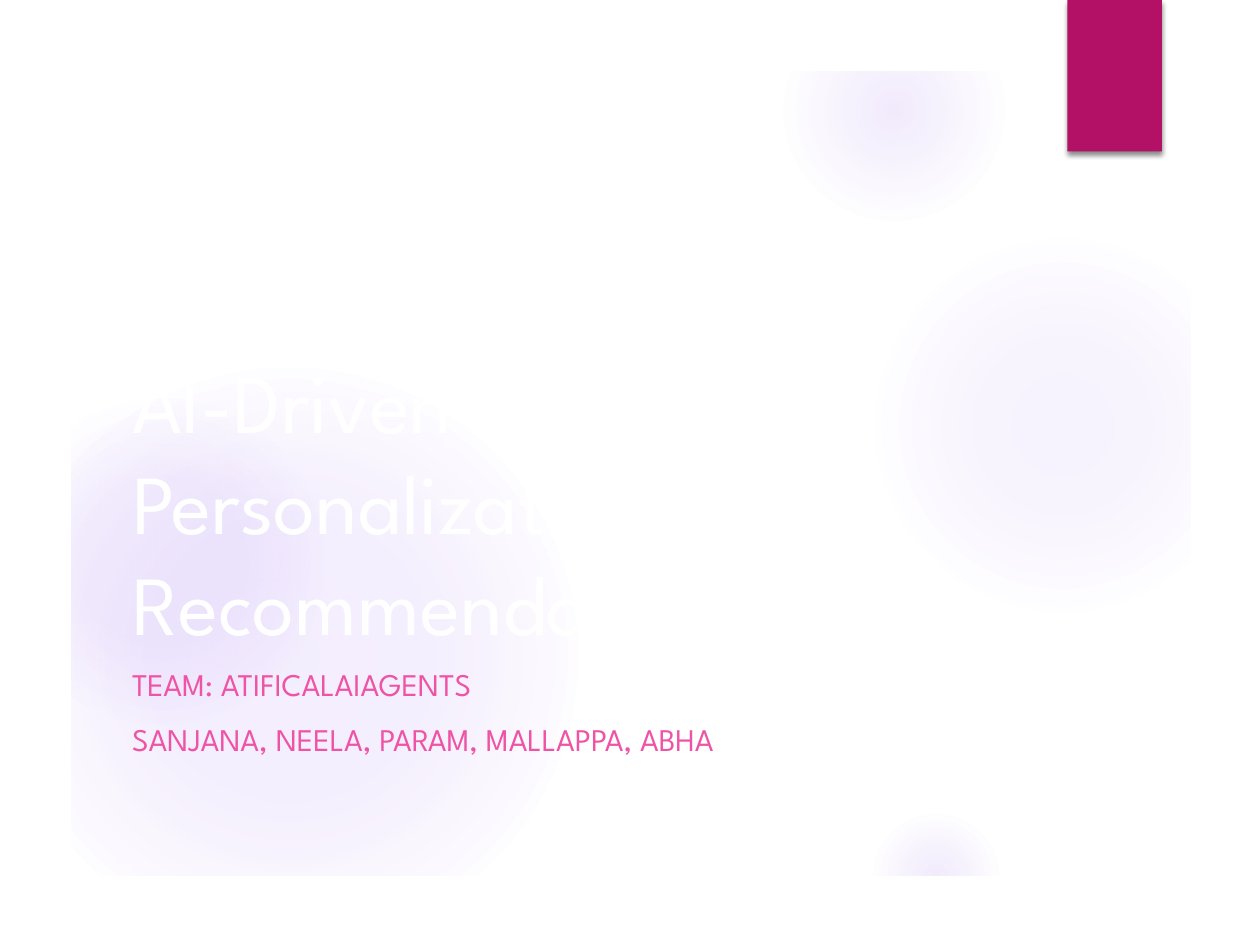
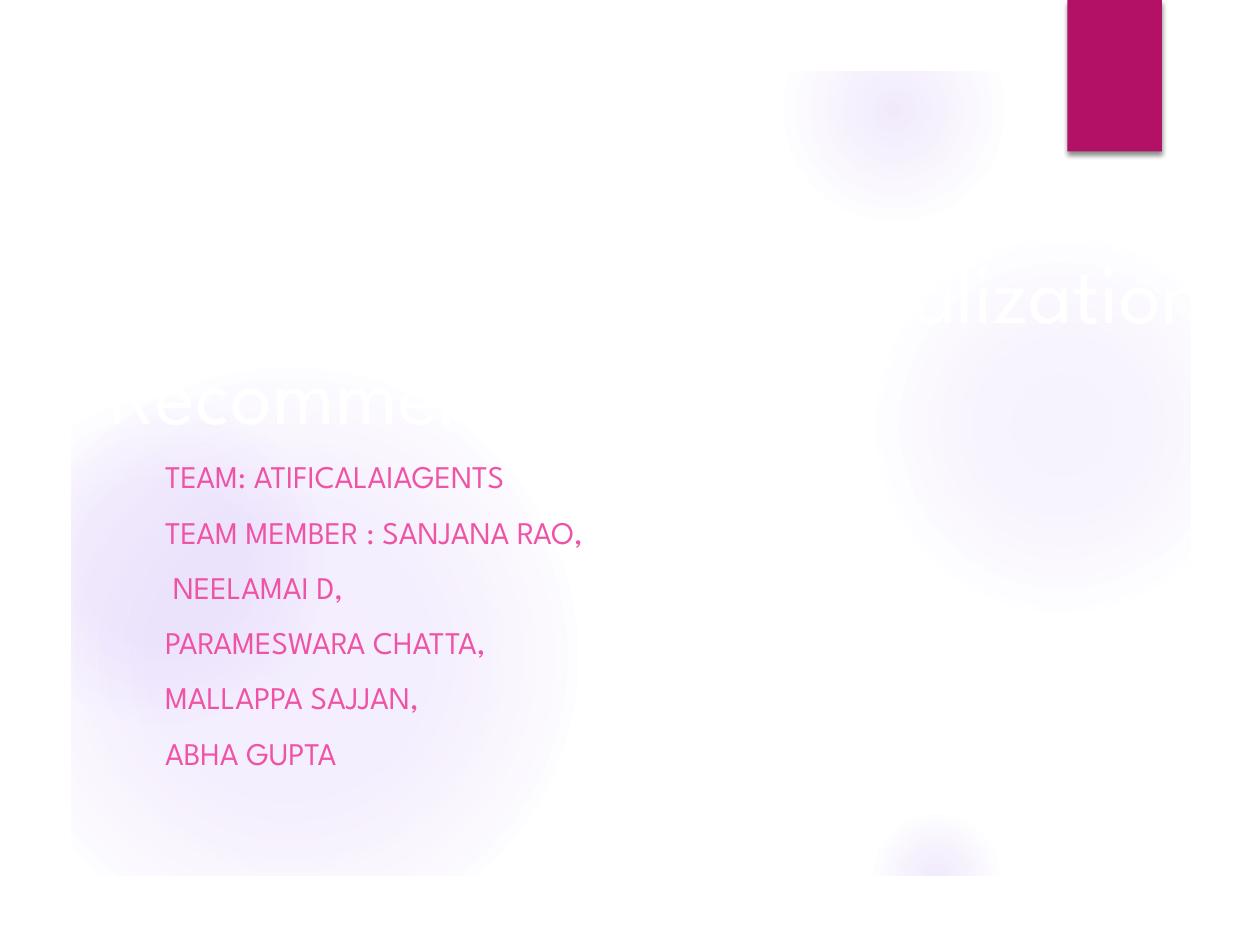
Before and after one commit to ewfx/aidhp-atificial-ai-agents, a slide deck: slide 1 of artifacts/arch/AI_Hyperpersonalization_Presentation_AtificalAIAgents.pptx. Drawn at 1260x945 pixels with LibreOffice and Linux fonts; fonts in the diff are those of the drawing; background and template pictures are left out. Boxes give left, top, right and bottom in pixels: in the first picture for what was removed or moved away, otherwise in the second. Text is boxed around its words. In the diff, an @@ line names an element or a change of style, - is before the commit and + after.

```diff
--- a/artifacts/arch/AI_Hyperpersonalization_Presentation_AtificalAIAgents.pptx
+++ b/artifacts/arch/AI_Hyperpersonalization_Presentation_AtificalAIAgents.pptx
@@ title "AI-Driven Hyper-Personalization & Recommendations" rewrapped from (x1=120, y1=306, x2=935, y2=658) to (x1=97, y1=96, x2=1260, y2=447) @@
@@ subtitle "TEAM: ATIFICALAIAGENTS" moved from (x1=132, y1=675, x2=714, y2=755) to (x1=165, y1=467, x2=583, y2=766) @@
@@ subtitle at (x1=165, y1=523, x2=583, y2=766): text changed @@
-SANJANA, NEELA, PARAM, MALLAPPA, ABHA
+TEAM MEMBER : SANJANA RAO,
+NEELAMAI D,
+PARAMESWARA CHATTA,
+MALLAPPA SAJJAN,
+ABHA GUPTA
```
Also in this commit, not shown: 9 other slides changed, 1 other file.
